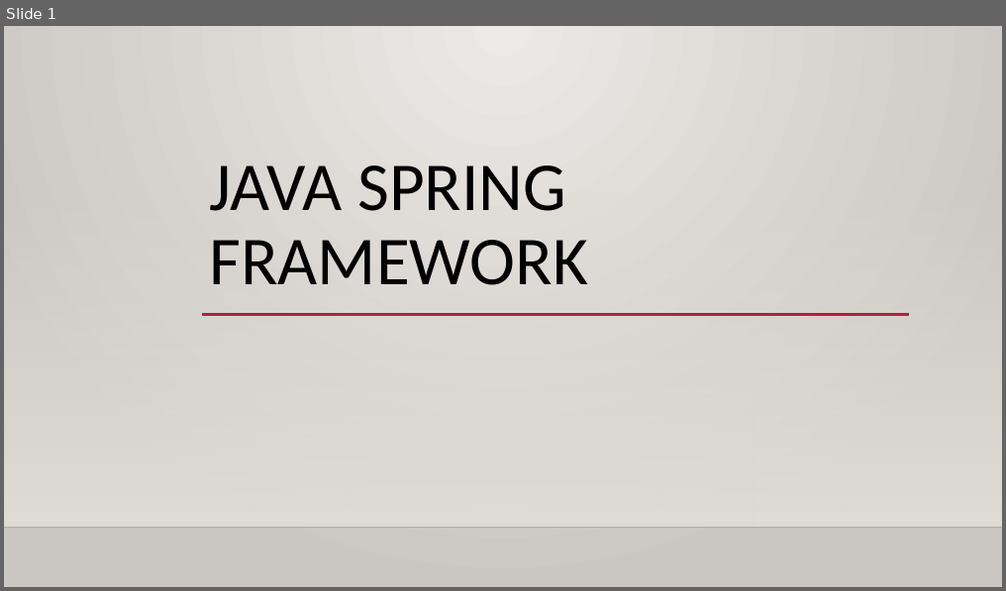
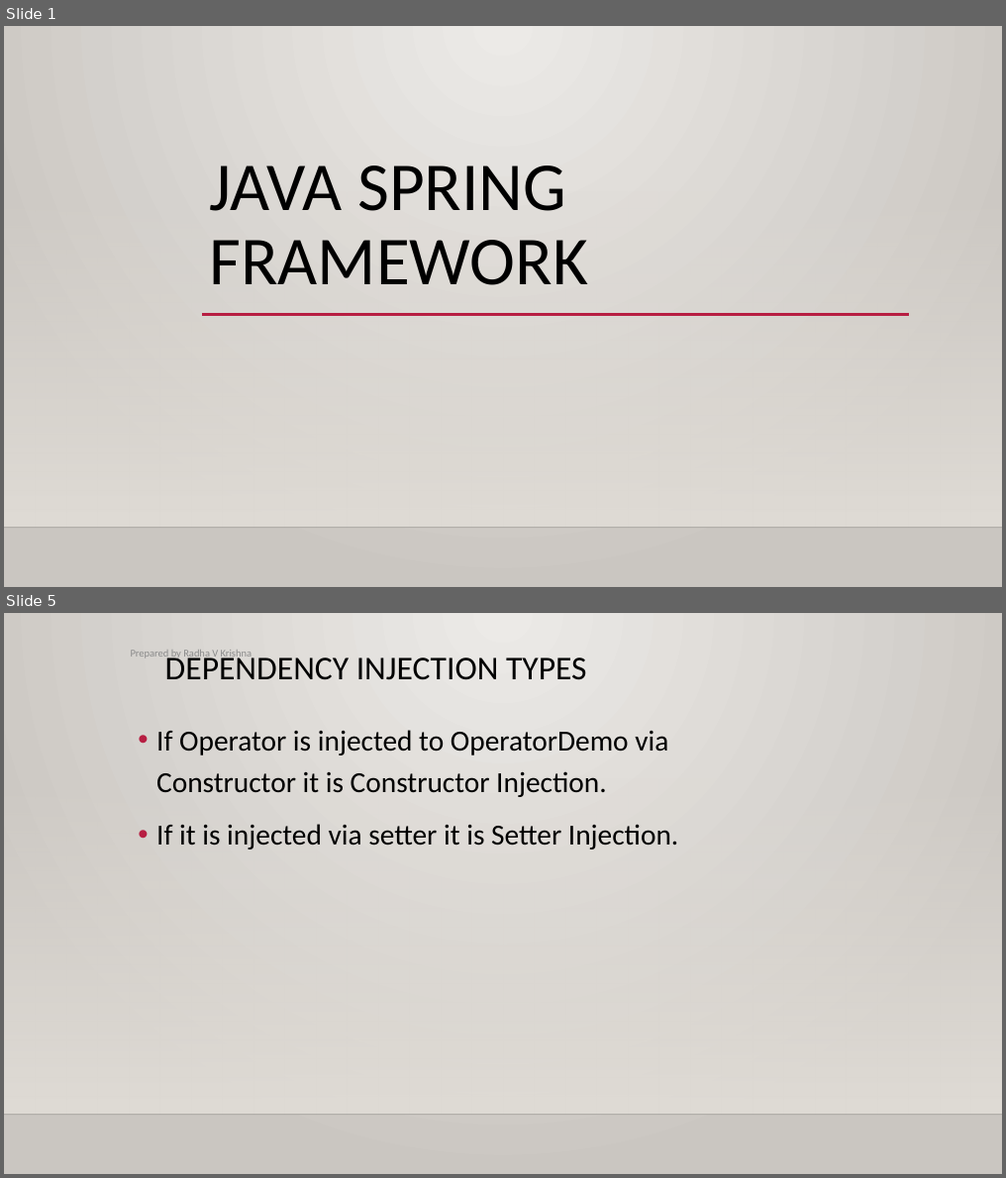
Before and after one commit to jaganspringboot/radhavkrishna1994, a slide deck: Springmaterial/ppts/Java Spring Framework.pptx. Shown one above the other, each under a label of ours: slide 1 before the commit, slides 1 and 5 after it; the slides between them are not shown. The pictures are 1006x591 and 1006x1178 pixels, drawn with LibreOffice and Linux fonts; fonts in the diff are those of the drawing; background and template pictures are left out. Boxes give left, top, right and bottom in pixels: in the first picture for what was removed or moved away, otherwise in the second. Text is boxed around its words. In the diff, an @@ line names an element or a change of style, - is before the commit and + after.

```diff
--- a/Springmaterial/ppts/Java Spring Framework.pptx
+++ b/Springmaterial/ppts/Java Spring Framework.pptx
@@ slide 5 added at [4, 613, 1002, 1174], background gradient #ECEAE7 to #CAC7C1; not listed: 2 template elements that a slide beside it also shows @@
@@ text added at [131, 650, 252, 660], 10 pt, text #8C8C8C @@
+Prepared by Radha V Krishna
@@ title added at [165, 653, 587, 680], 32 pt, text #000000 @@
+DEPENDENCY INJECTION TYPES
@@ text added at [156, 730, 679, 850], 28 pt, text #000000 @@
+• If Operator is injected to OperatorDemo via Constructor it is Constructor Injection.
+• If it is injected via setter it is Setter Injection.
```
Also in this commit, not shown: 10 slides changed, 6 other slides added, 17 slides removed, 3 other files.
